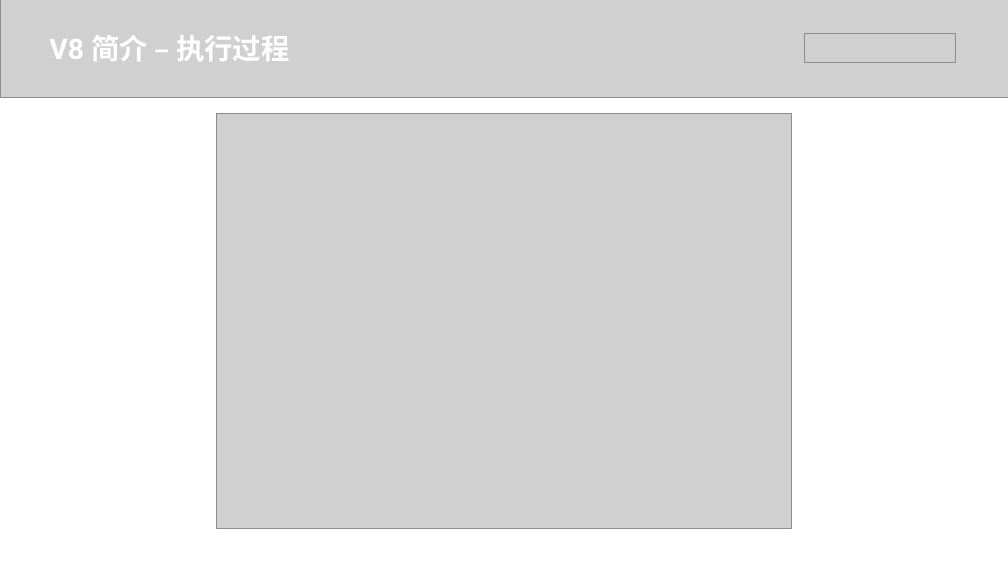
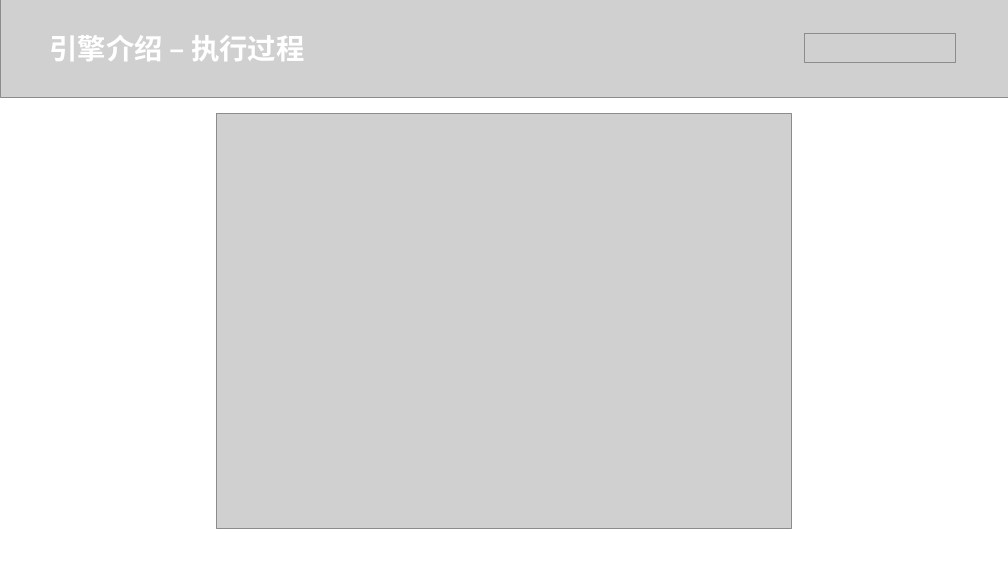
Before and after one commit to hjl19911127/js-performance, a slide deck: slide 5 of 漫谈JS性能.pptx. Drawn at 1008x567 pixels with LibreOffice and Linux fonts; fonts in the diff are those of the drawing; grey boxes stand for pictures. Boxes give left, top, right and bottom in pixels: in the first picture for what was removed or moved away, otherwise in the second. Text is boxed around its words. In the diff, an @@ line names an element or a change of style, - is before the commit and + after.

```diff
--- a/漫谈JS性能.pptx
+++ b/漫谈JS性能.pptx
@@ text at <box>49,35,304,61</box>: text changed @@
-V8 简介 – 执行过程
+引擎介绍 – 执行过程
```
Also in this commit, not shown: 4 other slides changed, 4 slides added, 2 slides removed, 3 other files.
